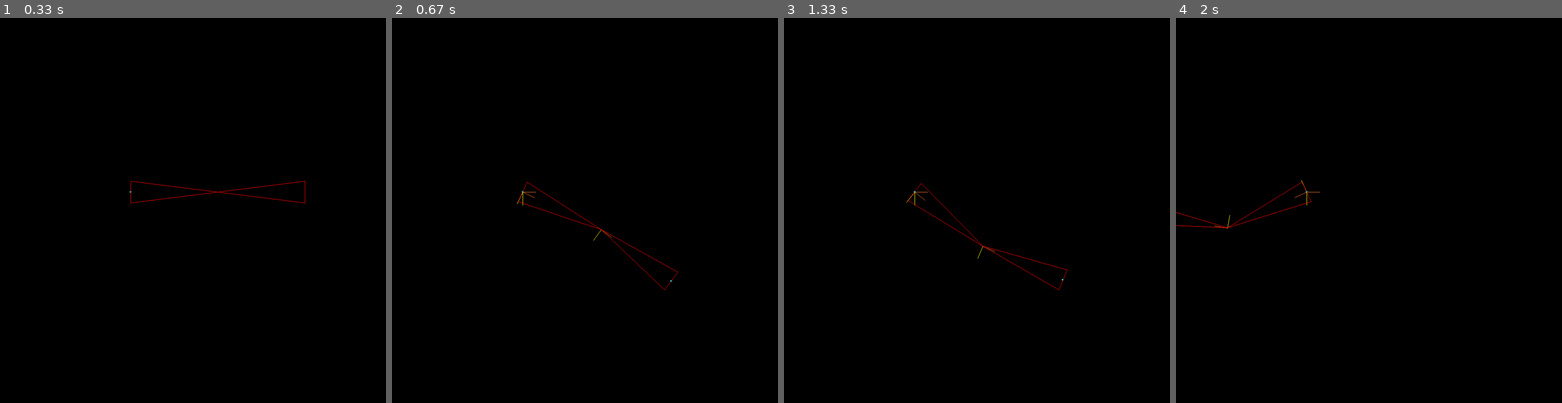
Above: before the commit, frames 1-4 (left to right).
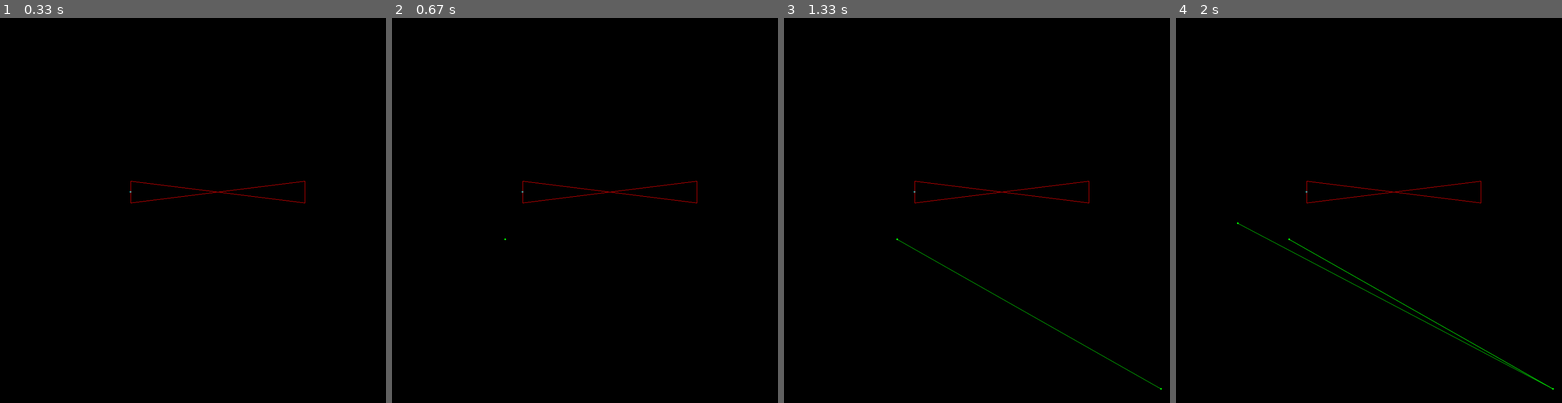
Above: after the commit, the same moments.

Repository: DoYouEvenStackSmash/planning-algorithms-exercises
Game: pygame game, started from src/custom/chain/chain-driver.py
Same seed, same stepped clock (60 frames per second), same inputs: the game is played once before the commit and once after it.
Inputs (mouse positions are in pixels of both pictures, inside the frame that each line leads up to):
- Up to frame 1 (0.33 s): no input
- Up to frame 2 (0.67 s): press the mouse at (612, 264) at 0.37 s; move the mouse to (557, 252) at 0.47 s; release the mouse at (503, 237) at 0.6 s
- Up to frame 3 (1.33 s): press the mouse at (1004, 264) at 0.7 s; move the mouse to (1081, 326) at 0.8 s; release the mouse at (1162, 387) at 0.93 s; press the mouse at (1004, 264) at 1.2 s; move the mouse to (922, 245) at 1.3 s
- Up to frame 4 (2 s): release the mouse at (1237, 222) at 1.43 s; press the mouse at (1396, 264) at 1.83 s; move the mouse to (1477, 329) at 1.93 s

Frame 1 is identical in both runs. In frame 2, 0.5% of the frame differs, in the area x 29-80%, y 42-71%; in frame 3, 0.7%; in frame 4, 0.8%, in the area x 0-98%, y 42-97%.

Commit message:
added some line drawing

Diff:
--- a/src/ch3/kinematic-chain/kinematic-linkage.py
+++ b/src/ch3/kinematic-chain/kinematic-linkage.py
@@ -285,6 +285,7 @@
           rotate_chain(link_1, apt.get_coord(), screen, cl)
           draw_origin_dot(screen, p, colors["yellow"])
           draw_origin_dot(screen,pt.get_coord(), colors["cyan"])
+          target_circle(screen, link_2, p)
           # print(f"angle: {a}")
           # print(f"{pt.get_coord()}, vs {link_2.get_end_point()}")
 
--- a/src/ch5/2d-incremental-collision-checking/multi-polygon-voronoi-system.py
+++ b/src/ch5/2d-incremental-collision-checking/multi-polygon-voronoi-system.py
@@ -99,6 +99,8 @@
         p = pygame.mouse.get_pos()
         pts.append(p)
         pafn.frame_draw_dot(screen, p,pafn.colors["green"])
+        for i in range(1,len(pts)):
+          pafn.frame_draw_line(screen, (pts[i-1],pts[i]), pafn.colors['green'])
         if len(pts) == 4:
           pafn.clear_frame(screen)
           pafn.frame_draw_polygon(screen, pts, pafn.colors["red"])
--- a/src/custom/chain/chain-driver.py
+++ b/src/custom/chain/chain-driver.py
@@ -12,6 +12,47 @@
 LSHIFT = 1
 LCTRL = 64
 SPACE = 32
+def lerp_list(p1, p2, n = 200):
+  '''
+  Lerp helper function for two points
+  Returns a list of points
+  '''
+  pts = []
+  step = 1 / n
+  for i in range(n):
+    pts.append(gfn.lerp(p1, p2, step * i))
+  pts.append(p2)
+  return pts
+
+def cubic_lerp_calculate(pts, n = 200):
+  '''
+  Cubic lerp function for a list of at least 4 points
+  Returns linear interpolation between pairs of points
+    l1=(A,B)
+    l2=(B,C)
+    l3=(C,D)
+    m1 = (l1,l2)
+    m2 = (l2,l3)
+    p1 = (m1, m2)
+  '''
+  l1 = lerp_list(pts[0],pts[1])
+  l2 = lerp_list(pts[1],pts[2])
+  l3 = lerp_list(pts[2],pts[3])
+  m1 = []
+  m2 = []
+  step = 1 / n
+
+  for i in range(n):
+    m1.append(gfn.lerp(l1[i],l2[i],i * step))
+    m2.append(gfn.lerp(l2[i],l3[i],i * step))
+  m1.append(gfn.lerp(l1[-1],l2[-1],1))
+  m2.append(gfn.lerp(l2[-1],l3[-1],1))
+
+  p1 = []
+  for i in range(n):
+    p1.append(gfn.lerp(m1[i],m2[i],i * step))
+  p1.append(gfn.lerp(m1[-1],m2[-1],1))
+  return l1,l2,l3,m1,m2,p1
 
 def draw_all_normals(screen, chain):
   '''
@@ -37,17 +78,49 @@
   for p in range(1,len(points)):
     pafn.frame_draw_polygon(screen, points[p], pafn.colors["red"])
 
-def rotate_chain(screen, chain, target_point, steps = 30):
+def calculate_circles(screen, chain,target_point,DRAW=None):
+  t_x,t_y = target_point
+  rad,inner_len = MathFxns.car2pol(chain.links[1].get_origin(), chain.links[1].get_endpoint())
+  rad2,outer_len = MathFxns.car2pol(chain.links[2].get_origin(), chain.links[2].get_endpoint())
+
+  o_x,o_y = chain.get_anchor_origin()
+
+  target_distance = np.sqrt(np.square(t_x - o_x) + np.square(t_y - o_y))
+  x = np.divide((np.square(inner_len) + np.square(target_distance) - np.square(outer_len)), (2 * inner_len))
+
+  y = np.sqrt(np.square(target_distance) - (np.divide(np.square(np.square(inner_len) + np.square(target_distance) - np.square(outer_len)), (4 * np.square(target_distance)))))
+  max_radius = abs(outer_len)
+  curr_radius = abs(outer_len - x)
+  y = min(np.sqrt(abs(np.square(max_radius) - np.square(curr_radius))), y)
+  ps = [(o_x + x, o_y + y), (o_x + x, o_y), (o_x + x, o_y - y)]
+  if DRAW == None:
+    return ps
+
+  # # pps = transform_point_set(link, ps)
+  pafn.clear_frame(screen)
+  for i in ps:
+    pafn.frame_draw_dot(screen, i, pafn.colors["magenta"])
+  # return pps
+
+  pafn.draw_circle(screen, target_distance, (o_x, o_y), pafn.colors["yellow"])
+  pafn.draw_circle(screen, outer_len, chain.links[2].get_origin(), pafn.colors["cyan"])
+  pafn.draw_circle(screen, x, (o_x, o_y), pafn.colors["green"])
+  pygame.display.update()
+  return ps
+
+
+def rotate_chain(screen, chain, target_point, intermediate_point, steps = 30):
   '''
   Rotates links in the chain as influenced by a target point
   Does not return
   Calls update
   '''
-  rad1 = chain.links[1].get_relative_rotation(target_point)
-  rad2 = chain.links[2].get_relative_rotation(target_point)
-  rad2 = rad2 - rad1
-  rot_mat1 = tfn.calculate_rotation_matrix(rad1)
-  rot_mat2 = tfn.calculate_rotation_matrix(rad2)
+  # rad1 = chain.links[1].get_relative_rotation(target_point)
+  rad2 = chain.links[2].get_relative_rotation(intermediate_point) # exac
+  rad1,tp = tfn.calculate_rotation(chain.get_anchor_origin(), target_point, intermediate_point)
+
+  rot_mat1 = tfn.calculate_rotation_matrix(rad1,step_count=steps)
+  rot_mat2 = tfn.calculate_rotation_matrix(rad2,step_count=steps)
   step = np.divide(rad1, steps)
   step2 = np.divide(rad2, steps)
   origin = chain.links[0].get_origin()
@@ -55,14 +128,26 @@
     for l in chain.links[1:]:
       l.rotate(origin, rot_mat1)
       l.rel_theta += step
-
     chain.links[2].rotate(chain.links[2].get_origin(), rot_mat2)
     chain.links[2].rel_theta += step2
-    pafn.clear_frame(screen)
-    draw_all_normals(screen, chain)
-    draw_all_links(screen, chain)
-    pygame.display.update()
-    time.sleep(0.01)
+    if steps > 1:
+      pafn.clear_frame(screen)
+      draw_all_normals(screen, chain)
+      draw_all_links(screen, chain)
+      pygame.display.update()
+      time.sleep(0.005)
+
+  # for l in chain.links[1:]:
+  #   l.rotate(origin, rot_mat1)
+  #   l.rel_theta += step
+
+  #   chain.links[2].rotate(chain.links[2].get_origin(), rot_mat2)
+  #   chain.links[2].rel_theta += step2
+  #   pafn.clear_frame(screen)
+  #   draw_all_normals(screen, chain)
+  #   draw_all_links(screen, chain)
+  #   pygame.display.update()
+  #   time.sleep(0.01)
 
 
 def rotate_link_to_point(screen, chain, target_point, steps = 30, link_index=2):
@@ -74,13 +159,13 @@
   rot_mat = tfn.calculate_rotation_matrix(rad)
   step = np.divide(rad, steps)
   for i in range(steps):
-    pafn.clear_frame(screen)
+    # pafn.clear_frame(screen)
     chain.links[link_index].rotate(chain.links[link_index].get_origin(), rot_mat)
     chain.links[link_index].rel_theta += step
-    draw_all_normals(screen, chain)
-    draw_all_links(screen, chain)
-    pygame.display.update()
-    time.sleep(0.01)
+    # draw_all_normals(screen, chain)
+    # draw_all_links(screen, chain)
+    # pygame.display.update()
+    # time.sleep(0.01)
 
 def pygame_chain_main(screen, chain):
   '''
@@ -91,6 +176,7 @@
   k = 400
   new_theta = 0
   segment = 1
+  pts = []
   origin = (k,k)
   lt = origin
   while 1:
@@ -100,17 +186,85 @@
         if pygame.key.get_mods() == LCTRL:
           sys.exit()
         if pygame.key.get_mods() == LALT:
-          pafn.clear_frame(screen)
-          pafn.frame_draw_polygon(screen, point_set, pafn.colors["red"])
+          p = pygame.mouse.get_pos()
+        # draw_all_normals(screen, chain)
+        # for i in range(2):
+          ps = calculate_circles(screen, chain, p,DRAW=1)
           pygame.display.update()
           continue
         while pygame.MOUSEBUTTONUP not in [event.type for event in pygame.event.get()]:
           continue
         p = pygame.mouse.get_pos()
-        # draw_all_normals(screen, chain)
-        # for i in range(2):
-        rotate_chain(screen,chain,p,steps=30)
-        # rotate_link_to_point(screen, chain, p, steps=30)
+
+        pts.append(p)
+        for i in range(1,len(pts)):
+          pafn.frame_draw_line(screen, (pts[i-1],pts[i]), pafn.colors['green'])
+        pafn.frame_draw_dot(screen, p, pafn.colors['green'])
+
+        if len(pts) == 4:
+
+          pafn.clear_frame(screen)
+          ps = calculate_circles(screen, chain, pts[0])
+          r,t = tfn.calculate_rotation(chain.get_anchor_origin(), chain.links[1].get_endpoint(), ps[1])
+          rot_mat = tfn.calculate_rotation_matrix(r,step_count=1)
+          ps = tfn.rotate_point_set(chain.get_anchor_origin(), ps, rot_mat)
+
+          tp2 = ps[0]
+          tp1 = pts[0]
+          # rotate_chain(screen,chain,p,steps=30)
+          rotate_chain(screen, chain, tp1,tp2, steps=40)
+          draw_all_normals(screen, chain)
+          draw_all_links(screen, chain)
+          pygame.display.update()
+          # pafn.frame_draw_polygon(screen, pts, pafn.colors["red"])
+          l1,l2,l3,m1,m2,mpts = cubic_lerp_calculate(pts)
+          # for i in range(len(mpts)):
+          #   pafn.clear_frame(screen)
+          #   # render points up to i
+          #   for j in range(i):
+          #     pafn.frame_draw_dot(screen, mpts[j], pafn.colors["cyan"])
+          #   # render lines
+          #   pafn.frame_draw_line(screen, (pts[0],pts[1]), pafn.colors['red'])
+          #   pafn.frame_draw_line(screen, (pts[1],pts[2]), pafn.colors['red'])
+          #   pafn.frame_draw_line(screen, (pts[2],pts[3]), pafn.colors['red'])
+          #   pafn.frame_draw_line(screen, (l1[i],l2[i]),pafn.colors["tangerine"])
+          #   pafn.frame_draw_line(screen, (l2[i],l3[i]),pafn.colors["tangerine"])
+          #   pafn.frame_draw_bold_line(screen, (m1[i],m2[i]),pafn.colors['green'])
+
+          #   pygame.display.update()
+
+          for i in range(len(mpts)):
+            pafn.clear_frame(screen)
+            p = mpts[i]
+            for j in range(i,len(mpts)):
+              pafn.frame_draw_dot(screen, mpts[j], pafn.colors["cyan"])
+            # pafn.frame_draw_line(screen, (pts[0],pts[1]), pafn.colors['red'])
+            # pafn.frame_draw_line(screen, (pts[1],pts[2]), pafn.colors['red'])
+            # pafn.frame_draw_line(screen, (pts[2],pts[3]), pafn.colors['red'])
+            # pafn.frame_draw_line(screen, (l1[i],l2[i]),pafn.colors["tangerine"])
+            # pafn.frame_draw_line(screen, (l2[i],l3[i]),pafn.colors["tangerine"])
+            # pafn.frame_draw_bold_line(screen, (m1[i],m2[i]),pafn.colors['green'])
+
+            # draw_all_normals(screen, chain)
+            # for i in range(2):
+            ps = calculate_circles(screen, chain, p)
+            r,t = tfn.calculate_rotation(chain.get_anchor_origin(), chain.links[1].get_endpoint(), ps[1])
+            rot_mat = tfn.calculate_rotation_matrix(r,step_count=1)
+            ps = tfn.rotate_point_set(chain.get_anchor_origin(), ps, rot_mat)
+
+            tp2 = ps[0]
+            tp1 = p
+            # rotate_chain(screen,chain,p,steps=30)
+            rotate_chain(screen, chain, tp1,tp2, steps=1)
+            draw_all_normals(screen, chain)
+            draw_all_links(screen, chain)
+            for j in range(i,len(mpts)):
+              pafn.frame_draw_dot(screen, mpts[j], pafn.colors["cyan"])
+            pygame.display.update()
+            time.sleep(0.01)
+          pts = []
+        else:
+          pygame.display.update()
         # draw_all_normals(screen, chain)
 
 
--- a/src/custom/chain/render_support.py
+++ b/src/custom/chain/render_support.py
@@ -214,3 +214,6 @@
 
     # frame_draw_dot(screen, pts[-1], colors["red"])
     frame_draw_line(screen, (pts[-1], pts[0]), color)
+
+  def draw_circle(screen, radius, center, color = (0,0,0)):
+    pygame.draw.circle(screen, color, center, radius, 1)
